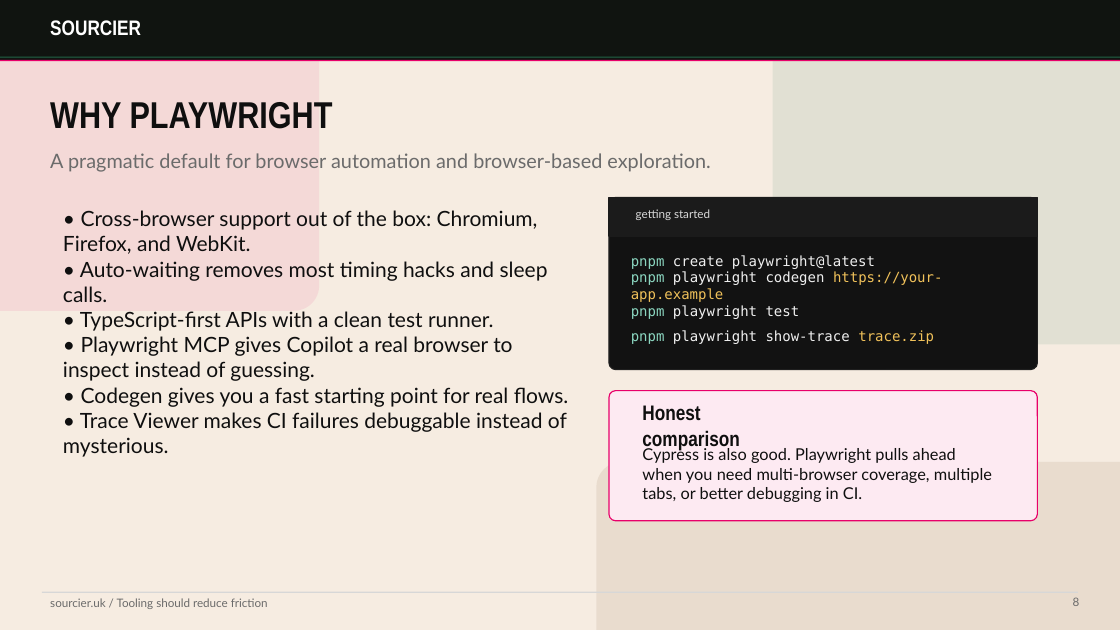
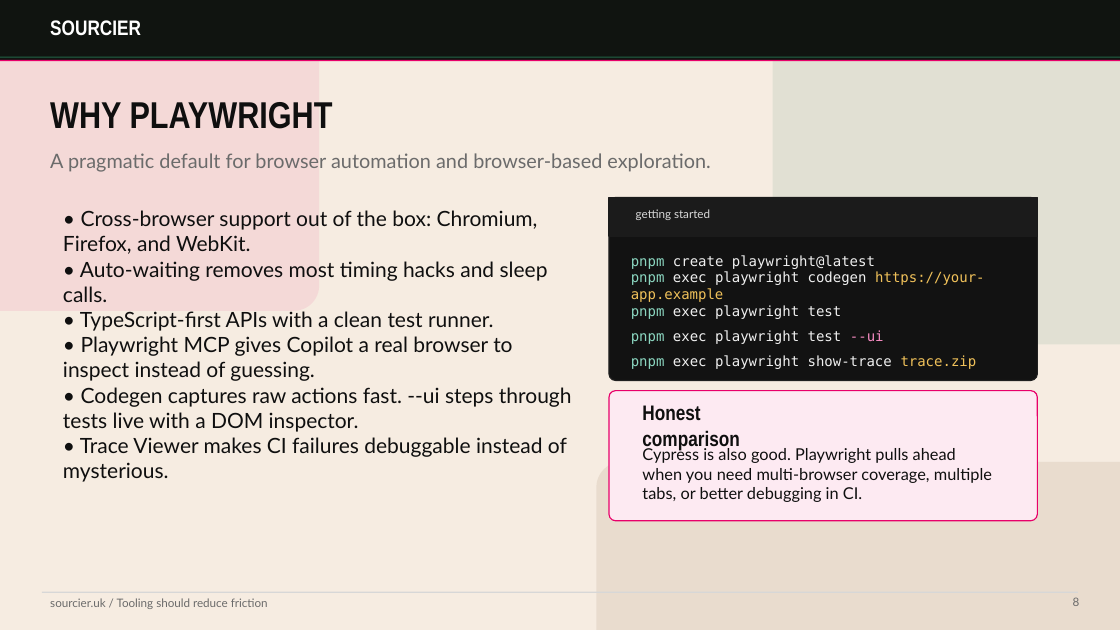
Before and after one commit to sourcier/web-sourcier.uk, a slide deck: slide 8 of public/talks/playwright-e2e-testing-talk.pptx. Drawn at 1120x630 pixels with LibreOffice and Linux fonts; fonts in the diff are those of the drawing. Boxes give left, top, right and bottom in pixels: in the first picture for what was removed or moved away, otherwise in the second. Text is boxed around its words. In the diff, an @@ line names an element or a change of style, - is before the commit and + after.

Commit message:
feat(talk): update slides for Playwright e2e testing talk with new content and adjustments

```diff
--- a/public/talks/playwright-e2e-testing-talk.pptx
+++ b/public/talks/playwright-e2e-testing-talk.pptx
@@ rounded rectangle: place and size @@
-rounded rectangle at <box>609,197,1038,370</box>
+rounded rectangle at <box>609,197,1038,381</box>
@@ rounded rectangle at <box>609,197,1038,381</box>: proportions changed @@
@@ text at <box>631,271,984,302</box>: text changed @@
-pnpm playwright codegen https://your-app.example
+pnpm exec playwright codegen https://your-app.example
@@ text at <box>631,305,842,319</box>: text changed @@
-pnpm playwright test
+pnpm exec playwright test
@@ text at <box>631,330,884,344</box>: text changed @@
-pnpm playwright show-trace trace.zip
+pnpm exec playwright test --ui
@@ text added at <box>631,355,977,369</box>, 12 pt, text #EFEFEF @@
+pnpm exec playwright show-trace trace.zip
@@ text at <box>63,387,572,432</box>: text changed @@
-• Codegen gives you a fast starting point for real flows.
+• Codegen captures raw actions fast. --ui steps through tests live with a DOM inspector.
```
Also in this commit, not shown: 6 other slides changed, 2 slides added, 1 other file.
